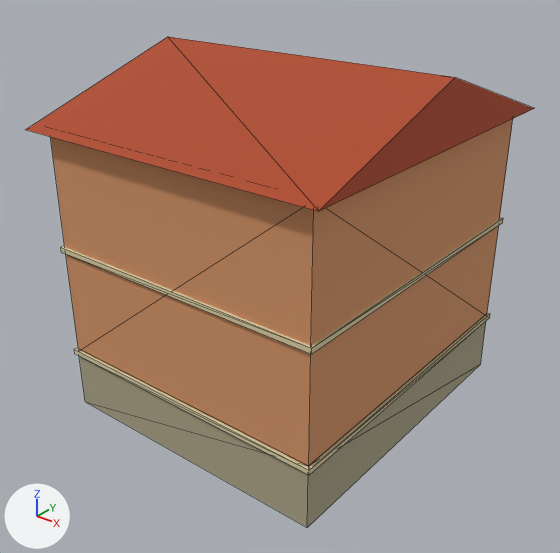
Before and after pictures for a commit that changed the glTF model assets/environment/city_square/merchant_house.glb.
Both versions are drawn from a 50 mm lens placed at (12.01, -15.52, 12.12), pointed at (0.02, -0.54, 2.83). The axes (+X, +Y, +Z) are drawn at lower left. The lights are the same throughout. The picture after the commit comes second. Mesh edges are drawn as thin lines. Vertices at exactly the same position are counted once.

Names of what the first picture shows: 'House'.
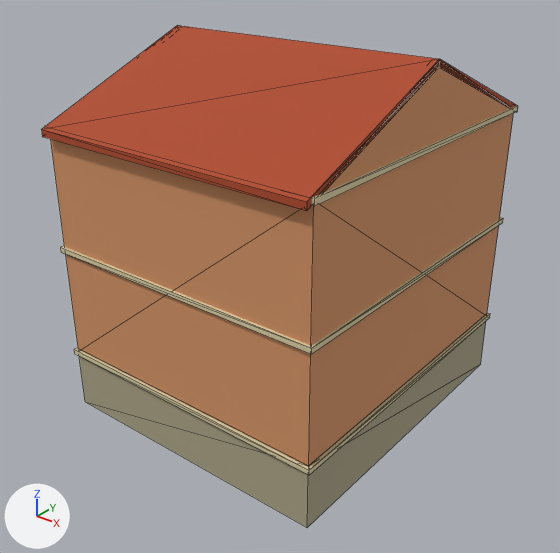
What differs and where, as boxes [x1, y1, x2, y2] in the pictures (560 x 553 px):
```json
{"object": "House", "change": "reshaped", "before": [26, 37, 534, 528], "after": [41, 25, 518, 528], "on screen": "6% narrower"}
{"part": 1, "of": "me_stonefoundation", "change": "rebuilt", "before": [26, 37, 534, 211], "after": [41, 25, 517, 211], "on screen": "6% narrower, 7% taller"}
{"part": 2, "of": "me_stonefoundation", "change": "added", "after": [321, 62, 511, 193], "on screen": "orange"}
```

Edits to the scene script, one JSON object a line:
```json
{"block": "me_stonefoundation", "where": "# used by ob_house; location = (0.0, 0.0, 0.0)"}
{"block": "me_stonefoundation", "where": "# verts and faces of me_stonefoundation; kept vertices keep their numbers, new ones are numbered from 298"}
{"block": "me_stonefoundation", "where": "# before: 19 (4.0, 4.5, 7.1), 23 (4.0, -4.5, 7.1)"}
{"op": "remove", "block": "me_stonefoundation", "code": "me_stonefoundation.from_pydata(...)  # 298 vertices, 416 faces; spans x -4.4..4.4, y -4.9..5.32, z -0.9..8.7"}
{"op": "add", "block": "me_stonefoundation", "code": "me_stonefoundation.from_pydata(...)  # 312 vertices, 444 faces; spans x -4.07..4.07, y -4.72..5.32, z -0.9..9.04"}
{"block": "me_stonefoundation", "change": "me_stonefoundation part 1: the loose piece of 6 vertices spanning x -4.4..4.4, y -4.9..4.9, z 7.1..8.7 is rebuilt with 12 vertices and now spans x -4.0..4.0, y -4.72..4.72, z 6.96..9.04"}
{"block": "me_stonefoundation", "change": "me_stonefoundation part 2"}
{"op": "add", "block": "me_stonefoundation", "code": "verts[302] = (4.0, 0.0, 9.0)  # pixel (439, 60)"}
{"op": "add", "block": "me_stonefoundation", "code": "verts[303] = (3.82, -4.5, 7.1)"}
{"op": "add", "block": "me_stonefoundation", "code": "verts[304] = (3.82, 4.5, 7.1)"}
{"op": "add", "block": "me_stonefoundation", "code": "verts[305] = (3.82, 0.0, 9.0)  # pixel (432, 59)"}
{"op": "add", "block": "me_stonefoundation", "code": "faces += [(19, 302, 23), (303, 305, 304), (23, 303, 304), (19, 23, 304), (19, 304, 305), (19, 305, 302)]  # mat_city_plaster (orange #d49466)"}
{"op": "add", "block": "me_stonefoundation", "code": "faces += [(302, 305, 303), (23, 302, 303)]  # mat_city_plaster (orange #d49466)"}
{"block": "me_stonefoundation", "change": "other edits to the shape of me_stonefoundation do not show in these pictures"}
```
